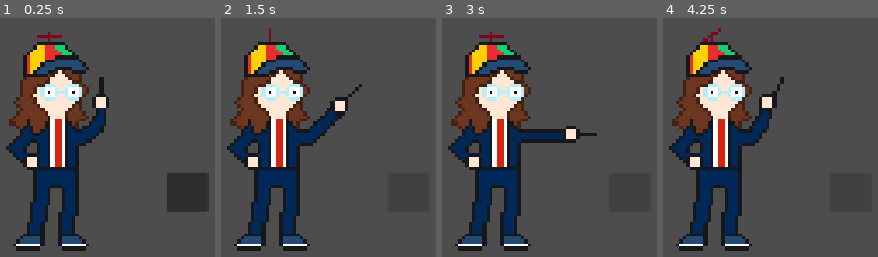
Above: before the commit, frames 1-4 (left to right).
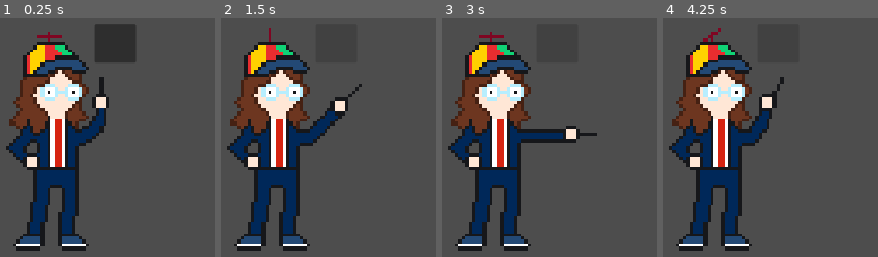
Above: after the commit, the same moments.

Repository: twhassall/slotsichord
Game: Godot game, scene res://performance.tscn
The game is run twice, just before and just after one commit, with the same random seed, the same clock (stepped at 60 frames per second) and the same inputs. This scene is started directly instead of the project's main scene.
Inputs (mouse positions are in pixels of both pictures, inside the frame that each line leads up to; where the layout moved, square brackets give the same spot in the first picture):
- Up to frame 1 (0.25 s): no input
- Up to frame 2 (1.5 s): click (337, 44) [408, 192] at 0.5 s; click (337, 44) [408, 192] at 1.25 s
- Up to frame 3 (3 s): click (558, 44) [629, 192] at 2 s
- Up to frame 4 (4.25 s): no input

The runs differ from the first frame. In frame 1, 6.0% of the frame differs, in the area x 44-98%, y 2-81%; in frame 2, less than 0.1%; in frame 3, less than 0.1%; in frame 4, less than 0.1%.

Commit message:
added chords

Diff:
--- a/performance.tscn
+++ b/performance.tscn
@@ -56,9 +56,9 @@
 libraries/ = SubResource("AnimationLibrary_pbtqv")
 
 [node name="MakeHerMove" type="Button" parent="." unique_id=2143887782]
-offset_left = 273.0
-offset_top = 227.0
-offset_right = 333.0
-offset_bottom = 283.0
+offset_left = 169.0
+offset_top = 13.0
+offset_right = 229.0
+offset_bottom = 69.0
 
 [connection signal="pressed" from="MakeHerMove" to="." method="_on_make_her_move_pressed"]
Not shown, added: assets/sounds/chords/chord_C.wav.import
Not shown, added: assets/sounds/chords/chord_F.wav.import
Not shown, added: assets/sounds/chords/chord_G.wav.import
Not shown, added: assets/sounds/chords/chord_A.wav
Not shown, added: assets/sounds/chords/chord_C.wav
Not shown, added: assets/sounds/chords/chord_D.wav
Not shown, added: assets/sounds/chords/chord_E.wav
Not shown, added: assets/sounds/chords/chord_F.wav
Not shown, added: assets/sounds/chords/chord_G.wav
